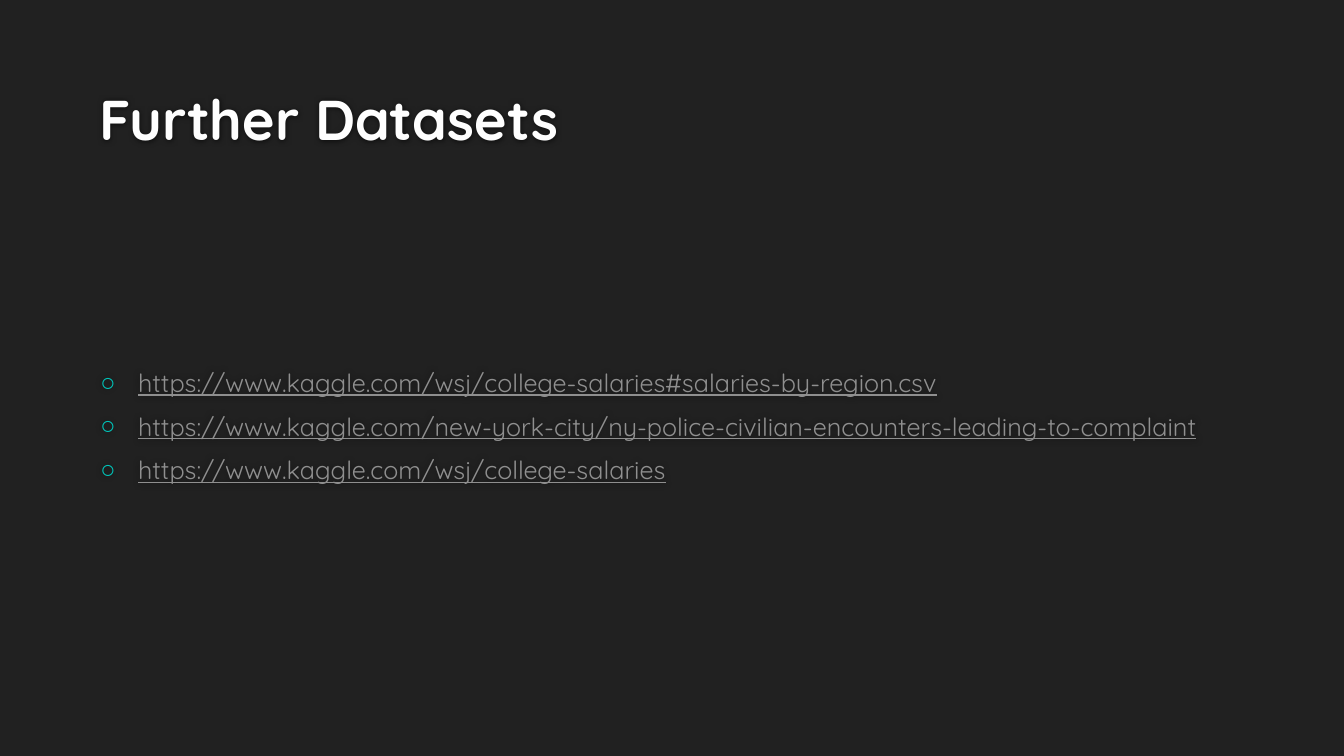
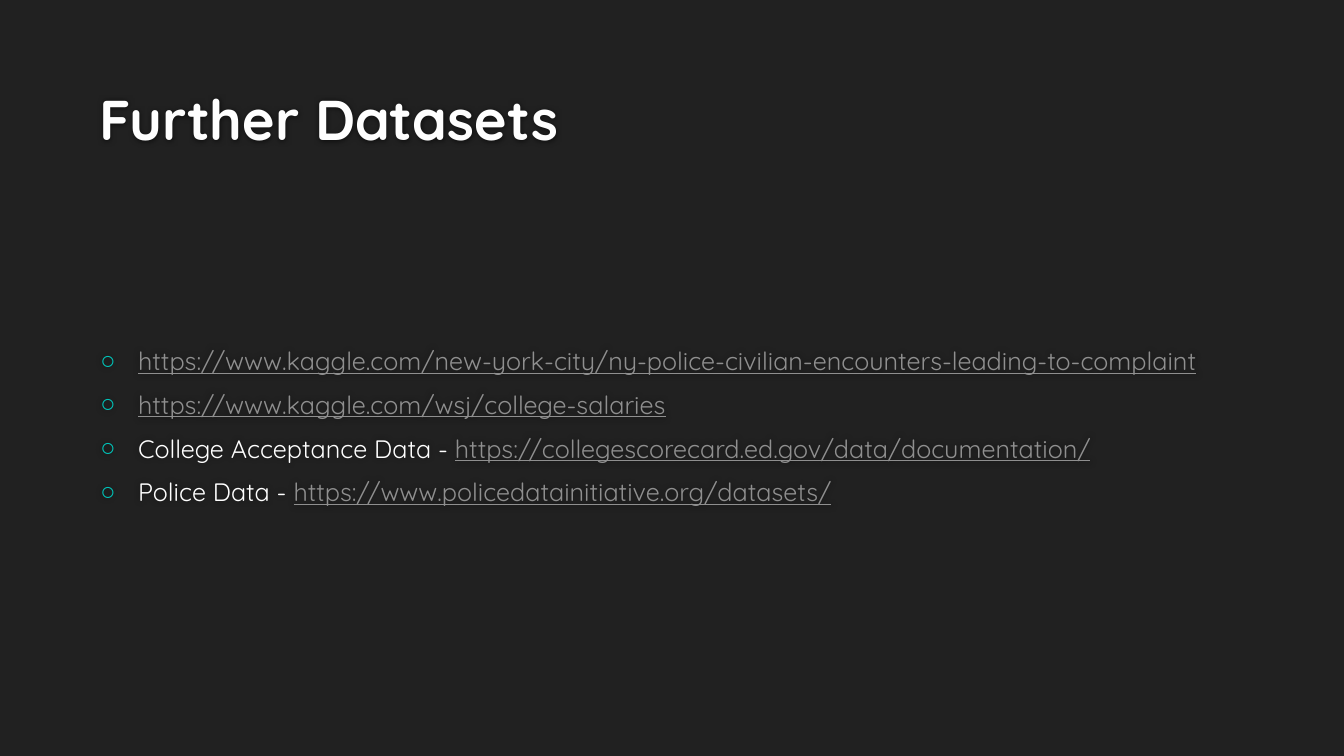
Before and after one commit to EricSchles/algorithmic_bias, a slide deck: slide 58 of Understanding Bias Via Interpretability.pptx. Drawn at 1344x756 pixels with LibreOffice and Linux fonts; fonts in the diff are those of the drawing; background and template pictures are left out. Boxes give left, top, right and bottom in pixels: in the first picture for what was removed or moved away, otherwise in the second. Text is boxed around its words. In the diff, an @@ line names an element or a change of style, - is before the commit and + after.

```diff
--- a/Understanding Bias Via Interpretability.pptx
+++ b/Understanding Bias Via Interpretability.pptx
@@ text at (138,372,936,397): paragraph removed @@
-○ https://www.kaggle.com/wsj/college-salaries#salaries-by-region.csv
@@ text at (138,438,1091,506): paragraphs added @@
+○ College Acceptance Data - https://collegescorecard.ed.gov/data/documentation/
+○ Police Data - https://www.policedatainitiative.org/datasets/
```
Also in this commit, not shown: 4 other slides changed, 1 slide added, 4 other files.
